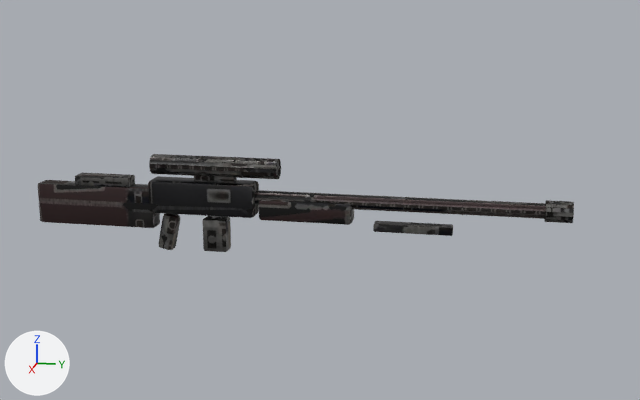
What one commit did to the glTF model Sandbox/GameData/Models/Weapons/explorer_sniper.glb.
One viewpoint serves both versions: a camera (50 mm lens) standing at (1.964, 0.625, 0.507) and looking at (-0.01, 0.23, 0.013). Every picture has the same lights, and +X, +Y and +Z are marked at lower left. The picture after the commit comes second. Vertices at exactly the same position are counted once.

The first picture shows 'explorer_sniper'.
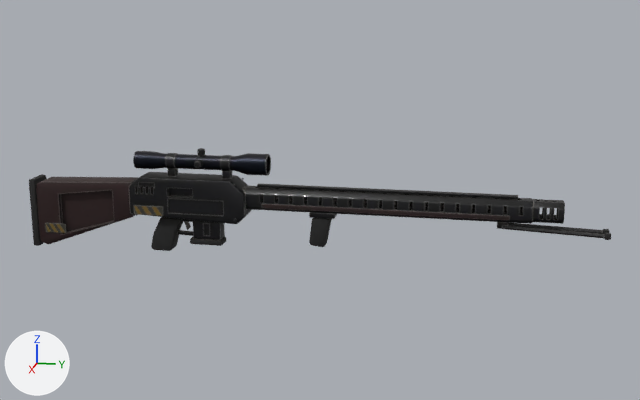
The change, as a list of edits to the scene's bpy script:
```text
Add img_explorer_sniper_normal:
    img_explorer_sniper_normal = load_image('explorer_sniper_Normal', '_unpacked/explorer_sniper_Normal', 1024, 1024, 'Non-Color')
Change mat_weapon:
    remove # nodes: BsdfPrincipled, Mix, OutputMaterial, SeparateColor, TexImage x2, VertexColor
    nodes: BsdfPrincipled, NormalMap, OutputMaterial, SeparateColor, TexImage x3
    uses the picture img_explorer_sniper_normal
Change me_explorer_sniper:
    used by ob_explorer_sniper; location = (0.0, 0.0, 0.0)
    remove me_explorer_sniper.from_pydata(...)  # 1120 vertices, 2196 faces; spans x -0.03..0.03, y -0.47..0.799, z -0.126..0.108
    add me_explorer_sniper.from_pydata(...)  # 3301 vertices, 6582 faces; spans x -0.036..0.037, y -0.487..0.881, z -0.129..0.126
    me_explorer_sniper part 1: a new loose piece, a 16-sided cylinder along y spanning x -0.011..0.011, y 0.05..0.713, z 0.004..0.026, in mat_weapon
    me_explorer_sniper part 2: the loose piece of 56 vertices spanning x -0.02..0.02, y -0.05..0.01, z -0.12..-0.04 is multiplied about its middle by the matrix ((0.787, 0.0, 0.0), (0.0, 0.0, -0.28), (0.0, 0.236, 0.0)), then moved by (0.0, 0.669, 0.061)
    me_explorer_sniper part 3: the loose piece of 56 vertices spanning x -0.018..0.018, y -0.167..-0.113, z -0.126..-0.034 is multiplied about its middle by the matrix ((0.44, 0.0, 0.0), (0.0, -0.029, -0.134), (0.0, 0.362, -0.077)), then moved by (0.016, 1.014, 0.049)
    me_explorer_sniper part 4: a new loose piece, a 20-sided cylinder along y spanning x -0.019..0.019, y 0.0..0.02, z 0.075..0.113, in mat_weapon
    me_explorer_sniper part 5: a new loose piece, a 20-sided cylinder along y spanning x -0.019..0.019, y -0.135..-0.115, z 0.075..0.113, in mat_weapon
    me_explorer_sniper part 6: the loose piece of 224 vertices spanning x -0.023..0.023, y -0.174..0.134, z 0.062..0.108 is rebuilt with 204 vertices and now spans x -0.025..0.025, y -0.215..0.11, z 0.069..0.119
    me_explorer_sniper part 7: the loose piece of 224 vertices spanning x -0.023..0.023, y 0.741..0.799, z -0.008..0.038 is rebuilt with 371 vertices and now spans x -0.025..0.025, y 0.709..0.78, z -0.008..0.038
    me_explorer_sniper part 8: the loose piece of 224 vertices spanning x -0.017..0.017, y 0.067..0.773, z -0.002..0.032 is rebuilt with 706 vertices and now spans x -0.026..0.026, y 0.05..0.713, z -0.011..0.04
    me_explorer_sniper part 9: the loose piece of 56 vertices spanning x -0.03..0.03, y -0.18..0.08, z -0.03..0.05 is rebuilt with 201 vertices and now spans x -0.035..0.035, y -0.225..0.06, z -0.045..0.059
    me_explorer_sniper part 10: the loose piece of 56 vertices spanning x -0.023..0.023, y -0.47..-0.17, z -0.07..0.03 is rebuilt with 95 vertices and now spans x -0.03..0.03, y -0.47..-0.219, z -0.124..0.045
    me_explorer_sniper part 11: the loose piece of 56 vertices spanning x -0.02..0.02, y -0.37..-0.23, z 0.027..0.052 is deleted
    me_explorer_sniper part 12: the loose piece of 56 vertices spanning x -0.015..0.015, y 0.36..0.54, z -0.05..-0.03 is deleted
    me_explorer_sniper part 13: 112 vertices removed from x -0.025..0.025, y -0.07..0.31, z -0.035..0.065; 1500 vertices added at x -0.036..0.037, y -0.487..0.881, z -0.129..0.126
```

Where the change shows, as pixel boxes (x1, y1, x2, y2) in the pictures (640 x 400 px; the box of a moved part takes in the faces that stretch with it):
'explorer_sniper', surface changed, reshaped (9% wider): before (38, 154, 574, 252); after (29, 148, 611, 251)
part 1 of me_explorer_sniper, added (mostly hidden): after (262, 194, 523, 214)
part 2 of me_explorer_sniper, moved or reshaped: before (203, 216, 231, 252); after (497, 222, 508, 229)
part 3 of me_explorer_sniper, moved or reshaped: before (159, 213, 180, 250); after (604, 233, 611, 240)
part 4 of me_explorer_sniper, added: after (221, 155, 232, 171)
part 5 of me_explorer_sniper, added: after (166, 153, 177, 169)
part 6 of me_explorer_sniper, rebuilt: before (149, 154, 281, 179); after (133, 151, 271, 176)
part 7 of me_explorer_sniper, rebuilt (13% wider, 8% taller): before (545, 200, 574, 223); after (532, 199, 565, 224)
part 8 of me_explorer_sniper, rebuilt (30% taller): before (255, 190, 546, 219); after (243, 186, 533, 224)
part 9 of me_explorer_sniper, rebuilt (11% wider, 23% taller): before (148, 176, 259, 218); after (129, 172, 252, 224)
part 10 of me_explorer_sniper, rebuilt (16% narrower, 39% taller): before (38, 180, 160, 228); after (36, 177, 138, 244)
part 11 of me_explorer_sniper, deleted: before (75, 173, 135, 188)
part 12 of me_explorer_sniper, deleted: before (373, 221, 453, 236)
part 13 of me_explorer_sniper, built on: before (194, 175, 354, 225); after (29, 148, 610, 251)
